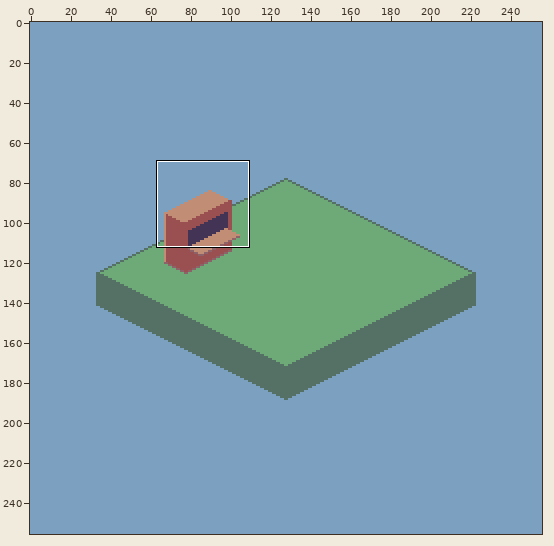
Pixel-art file, stored at July_2021/IsometricStuff.aseprite. Above, an overview of the earlier version with the close-up marked.
Close-up. Before the commit:
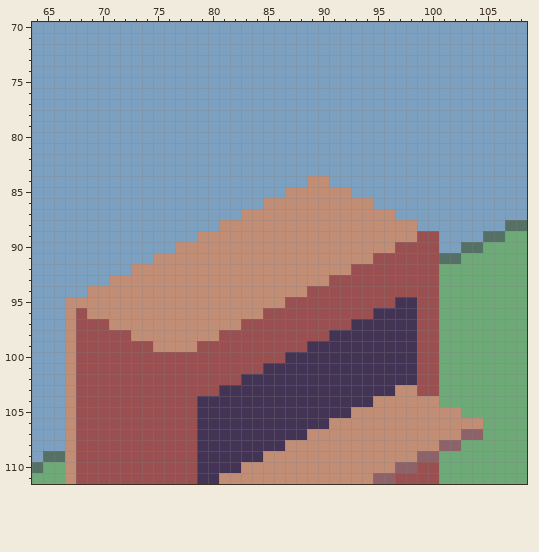
256x256 pixels, 1 frame. Shown: x 64..108, y 70..111.
The same view after the edit:
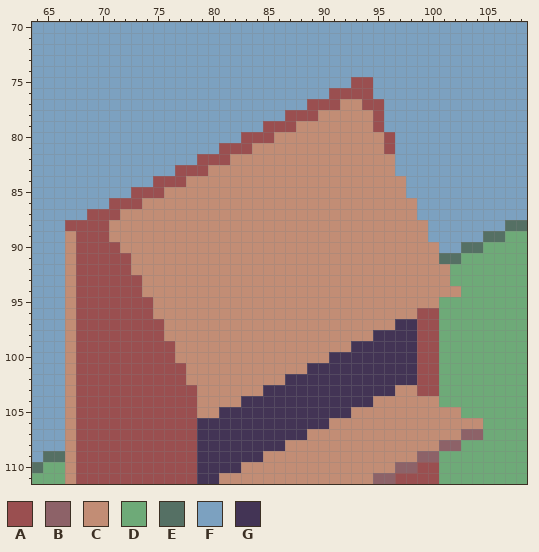
Palette (. is transparent): A #9a4f50  B #8d6268  C #c28d75  D #6eaa78  E #557064  F #7ca1c0  G #433455
From old to new:
layer "HouseTold" added
Changed rows in their new state; - is an unchanged pixel.
Layers "HouseTold", "House":
first column x 67:
 75 --------------------------AA--------
 76 ------------------------AAAA--------
 77 ----------------------AAACCAA-------
 78 --------------------AAACCCCCA-------
 79 ------------------AAACCCCCCCA-------
 80 ----------------AAACCCCCCCCCCA------
 81 --------------AAACCCCCCCCCCCCA------
 82 ------------AAACCCCCCCCCCCCCCC------
 83 ----------AAACCCCCCCCCCCCCCCCC------
 84 --------AAACCCCCCCCCCC--CCCCCCC-----
 85 ------AAACCCCCCCCCCC------CCCCC-----
 86 ----AAACCCCCCCCCCC----------CCCC----
 87 --AAACCCCCCCCCCC--------------CC----
 88 AAAACCCCCCCCCC------------------C---
 89 CAAACCCCCCCC--------------------CF--
 90 CAAAACCCCC--------------------CCCC--
 91 CAAAAACC--------------------CCCCCC--
 92 CAAAAA--------------------CCCCCCCCC-
 93 CAAAAAA-----------------CCCCCCCCCCC-
 94 CAAAAAA---------------CCCCCCCCCCCCCC
 95 -AAAAAAA------------CCCCCCCCCCCCCC--
 96 --AAAAAA----------CCCCCCCCCCCCCC----
 97 ----AAAAA-------CCCCCCCCCCCCCC------
 98 ------AAA-----CCCCCCCCCCCCCC--------
 99 --------AA--CCCCCCCCCCCCCC----------
100 ----------CCCCCCCCCCCCCC------------
101 -----------CCCCCCCCCCC--------------
102 -----------CCCCCCCCC----------------
103 ------------CCCCCC------------------
104 ------------CCCC--------------------
105 ------------CC----------------------
Pixel boxes of the changes (left, top, right, bottom) in both close-ups:
changed: (65, 77, 461, 418)
